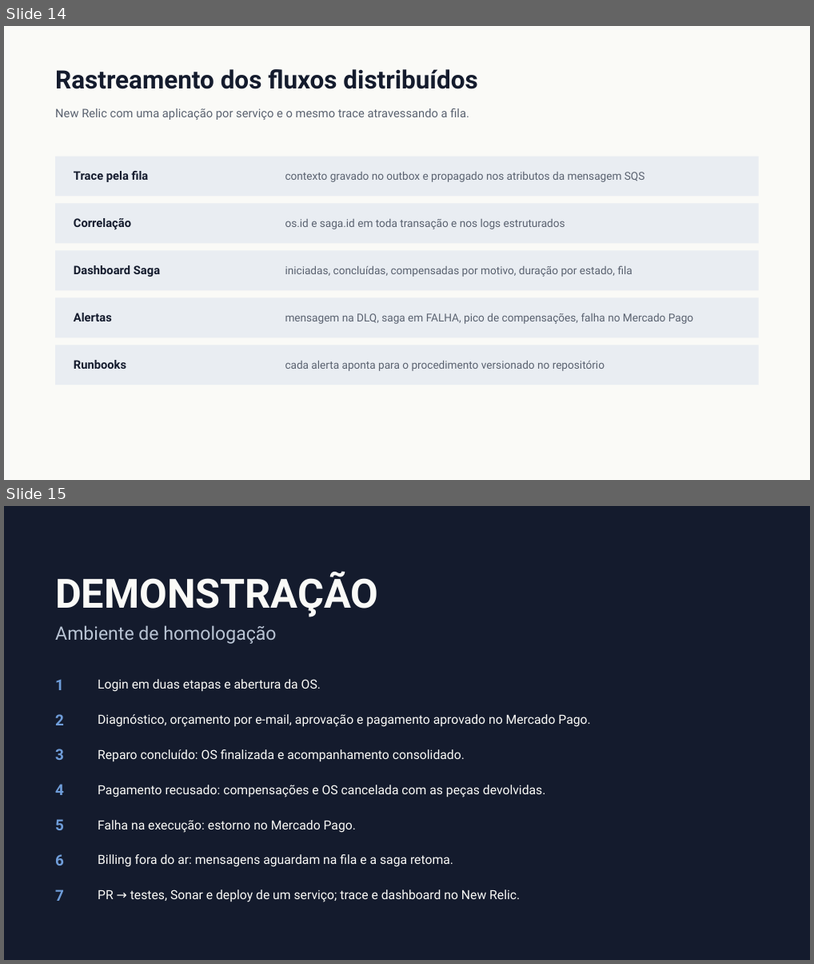
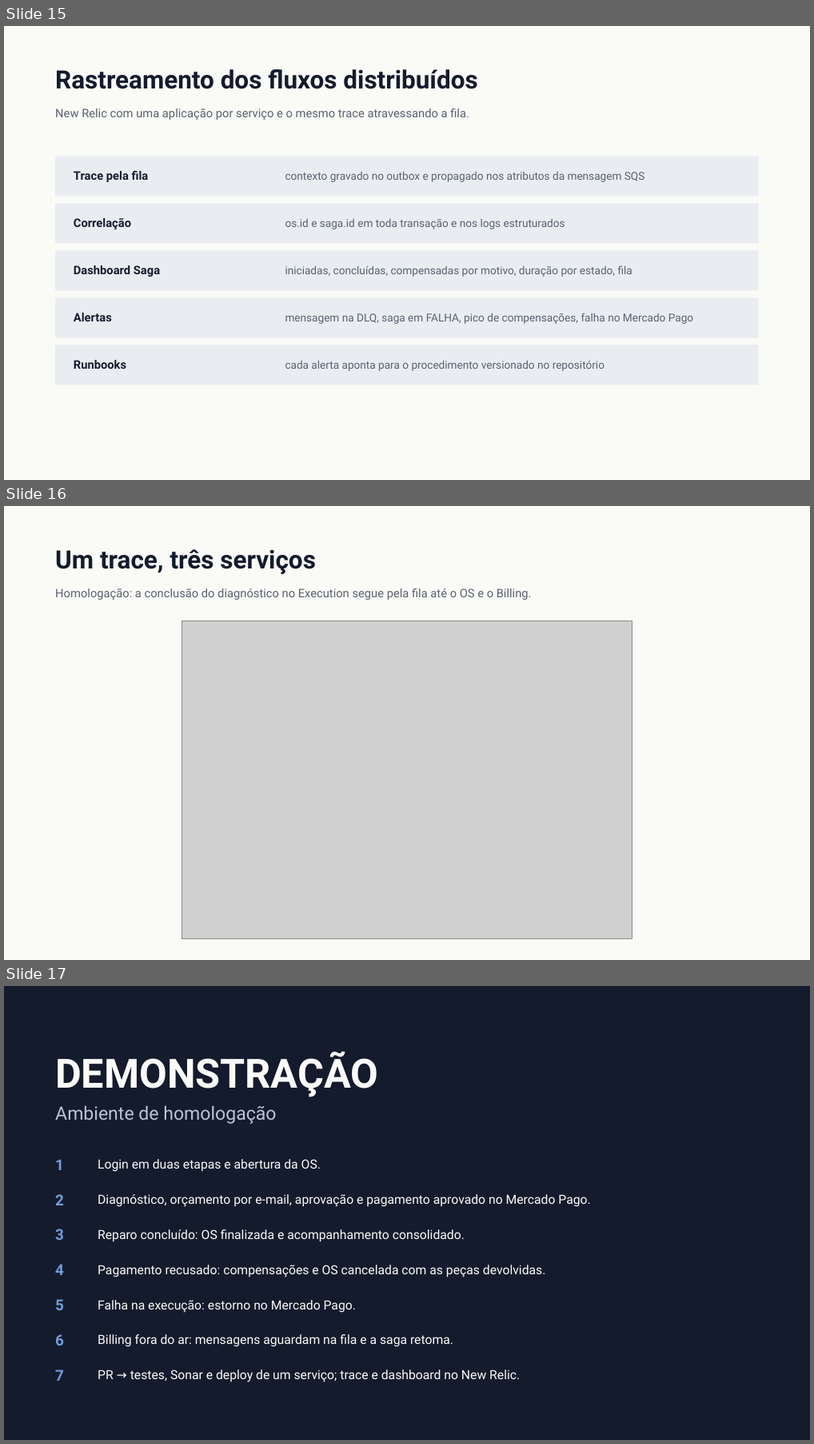
Before and after one commit to Guilherme-Fumagali/tech-challenge-1, a slide deck: docs/tech-challenge-4/apresentacao.pptx. Shown one above the other, each under a label of ours: slides 14 and 15 before the commit, slides 15, 16 and 17 after it. The pictures are 814x964 and 814x1444 pixels, drawn with LibreOffice and Linux fonts; fonts in the diff are those of the drawing; grey boxes stand for pictures. Boxes give left, top, right and bottom in pixels: in the first picture for what was removed or moved away, otherwise in the second. Text is boxed around its words. In the diff, an @@ line names an element or a change of style, - is before the commit and + after.

```diff
--- a/docs/tech-challenge-4/apresentacao.pptx
+++ b/docs/tech-challenge-4/apresentacao.pptx
@@ slide 16 added at (4,506,810,960), background #FFFFFF @@
@@ rectangle added at (4,506,810,960), fill #FAFAF7 @@
@@ text added at (55,549,316,574), 30 pt, text #141B2D, bold @@
+Um trace, três serviços
@@ text added at (55,588,532,600), 14 pt, text #5A6270 @@
+Homologação: a conclusão do diagnóstico no Execution segue pela fila até o OS e o Billing.
@@ picture added at (182,621,633,939) @@
@@ what was slide 14 is now slide 15 @@
@@ what was slide 15 is now slide 17 @@
```
Also in this commit, not shown: 1 other slide added, 26 other files.
